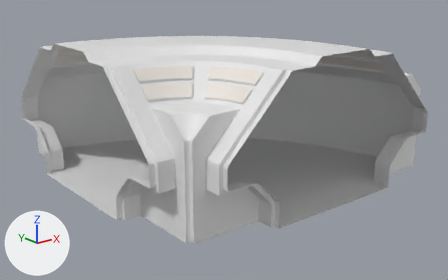
Renders of the Blender file Content/Models/BlendFiles/SpaceCorridor2 Corner.blend from each side of a commit.
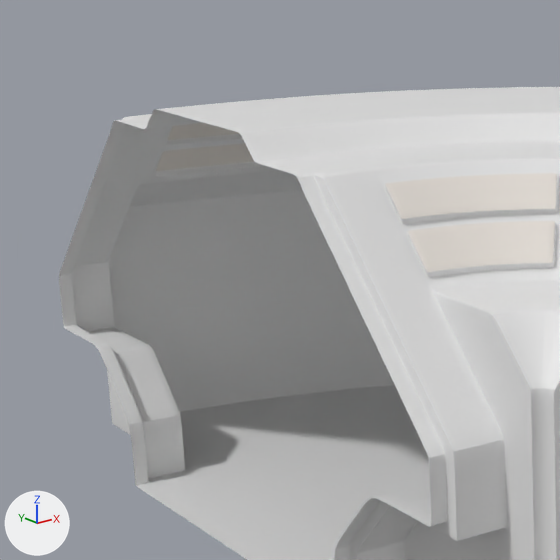
The first picture shows the older version from a camera (50 mm lens) standing at (-9.48, -11.99, 5.48) and looking at (-0.37, -0.61, 0.93). The close-ups show both versions on the part from 0% to 43% of the width and 2% to 71% of the height of that picture. Arrows for +X, +Y and +Z are at lower left; the lights stay in place.

In view in the first close-up: 'Corridor2 Corner'.
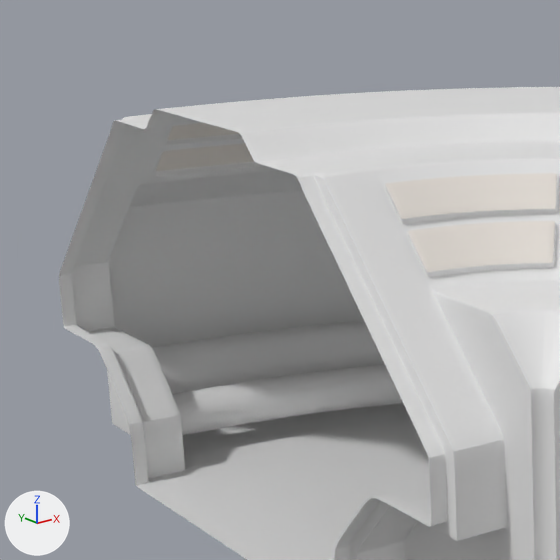
What differs and where, as boxes (x1, y1, x2, y2) in the close-ups (560 x 560 px):
'Corridor2_Corner_Pipes', added
    after: (152, 321, 403, 436)

The change, as a list of edits to the scene's bpy script:
```text
Add mat_piperings:
    mat_piperings = principled_material('PipeRings')
    mat_piperings.base_color = (0.8, 0.8, 0.8)  # white #e7e7e7
Add mat_pipe:
    mat_pipe = principled_material('Pipe')
    mat_pipe.base_color = (0.8, 0.8, 0.8)  # white #e7e7e7
Add me_cylinder_001:
    me_cylinder_001.from_pydata(...)  # 8325 vertices, 7936 faces; spans x -3.5..3.33, y -3.33..3.5, z 0.31..1.02
    me_cylinder_001.polygons.foreach_set('use_smooth', [True] * 7936)
    # faces by material slot: [4096, 3840]
    me_cylinder_001.materials.append(mat_pipe)  # white #e7e7e7
    me_cylinder_001.materials.append(mat_piperings)  # white #e7e7e7
Add ob_corridor2_corner_pipes:
    ob_corridor2_corner_pipes = bpy.data.objects.new('Corridor2_Corner_Pipes', me_cylinder_001)
    ob_corridor2_corner_pipes.location = (0.0, 0.0, 0.0)
    ob_corridor2_corner_pipes.rotation_euler = (0.0, 0.0, 1.571)  # degrees (0, 0, 90)
    _m = ob_corridor2_corner_pipes.modifiers.new('Subdivision', 'SUBSURF')
    _m.levels = 0
    _m.render_levels = 1
```
